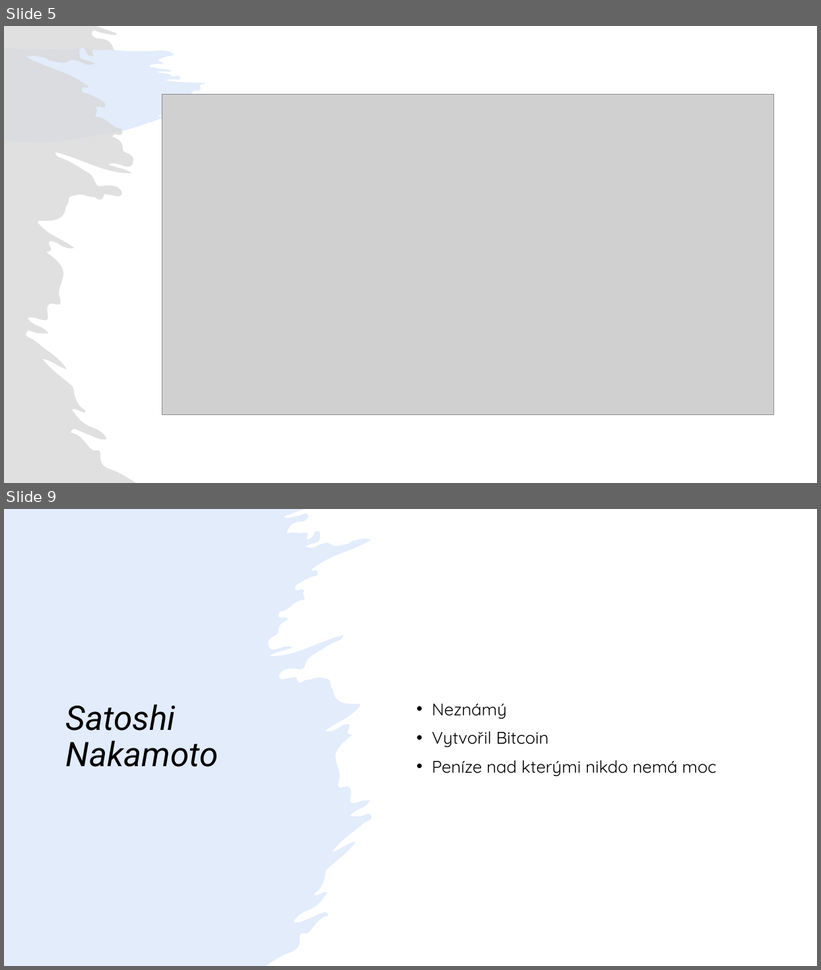
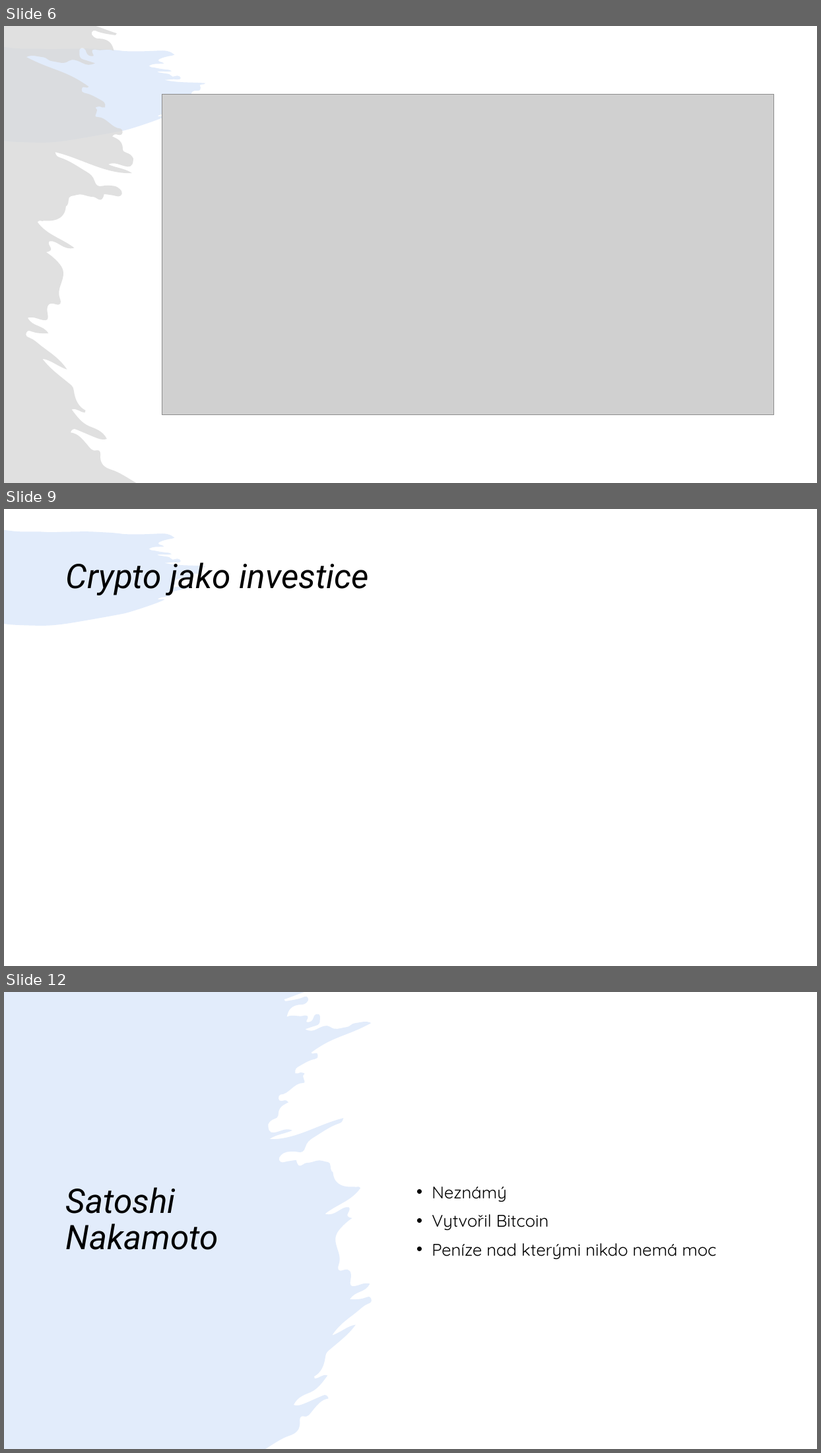
Before and after one commit to kuba384/Jirasek, a slide deck: Presentation.pptx. Shown one above the other, each under a label of ours: slides 5 and 9 before the commit, slides 6, 9 and 12 after it; the slides between them are not shown. The pictures are 821x970 and 821x1453 pixels, drawn with LibreOffice and Linux fonts; fonts in the diff are those of the drawing; grey boxes stand for pictures. Boxes give left, top, right and bottom in pixels: in the first picture for what was removed or moved away, otherwise in the second. Text is boxed around its words. In the diff, an @@ line names an element or a change of style, - is before the commit and + after.

```diff
--- a/Presentation.pptx
+++ b/Presentation.pptx
@@ slide 9 added at (4,509,817,966), background #FFFFFF; not listed: 1 template element that a slide beside it also shows @@
@@ title added at (66,562,369,595), 40 pt, text #000000, italic @@
+Crypto jako investice
@@ what was slide 5 is now slide 6 @@
@@ what was slide 9 is now slide 12 @@
```
Also in this commit, not shown: 5 slides changed, 3 other slides added.
